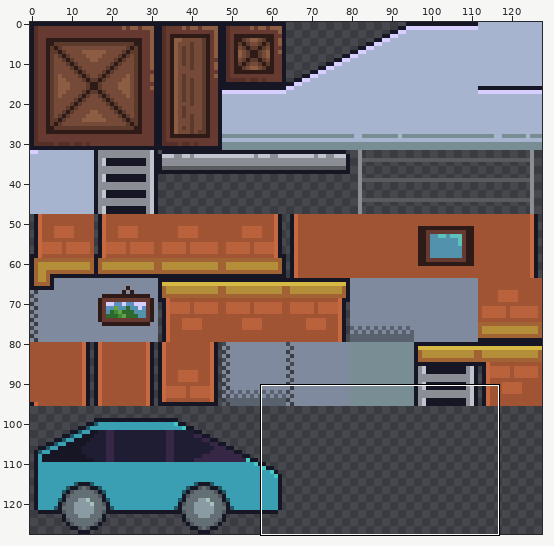
Edited in one commit: sprite sheet (Assets/Resources/Map Tilemaps/Warehouse tilemap.png). Above: a wide view before the commit, with the close-up outlined.
Close-up. As it was:
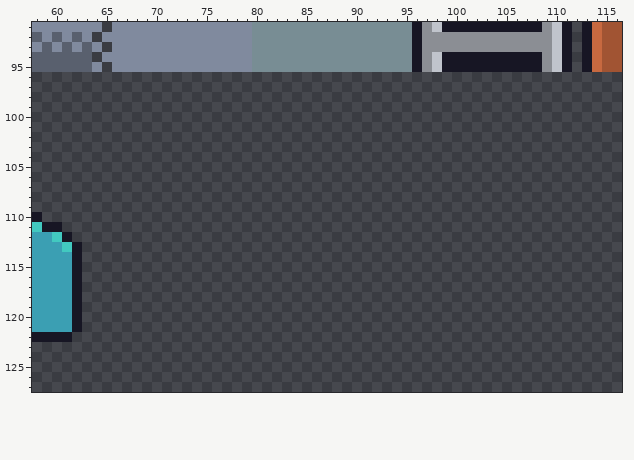
The file is 128x128 pixels. Shown: x 58..116, y 91..127.
Now the later version:
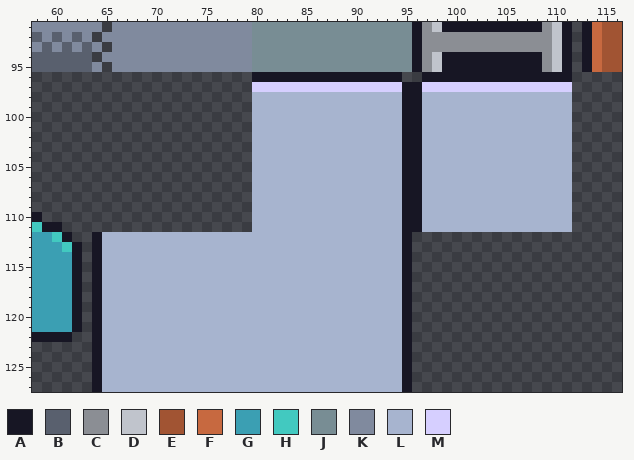
Palette (. is transparent): A #171624  B #59606e  C #8b8e94  D #c0c4cc  E #a15433  F #c76940  G #3b9fb3  H #42c9c0  J #788d94  K #808a9e  L #a7b4cf  M #d6cfff
Change:
{"y":96,"x":80,"old":"...............","new":"AAAAAAAAAAAAAAA"}
{"y":96,"x":97,"old":"...............","new":"AAAAAAAAAAAAAAA"}
{"y":97,"x":80,"old":"................................","new":"MMMMMMMMMMMMMMMAAMMMMMMMMMMMMMMM"}
{"y":98,"x":80,"old":"................................","new":"LLLLLLLLLLLLLLLAALLLLLLLLLLLLLLL"}
{"y":99,"x":80,"old":"................................","new":"LLLLLLLLLLLLLLLAALLLLLLLLLLLLLLL"}
{"y":100,"x":80,"old":"................................","new":"LLLLLLLLLLLLLLLAALLLLLLLLLLLLLLL"}
{"y":101,"x":80,"old":"................................","new":"LLLLLLLLLLLLLLLAALLLLLLLLLLLLLLL"}
{"y":102,"x":80,"old":"................................","new":"LLLLLLLLLLLLLLLAALLLLLLLLLLLLLLL"}
{"y":103,"x":80,"old":"................................","new":"LLLLLLLLLLLLLLLAALLLLLLLLLLLLLLL"}
{"y":104,"x":80,"old":"................................","new":"LLLLLLLLLLLLLLLAALLLLLLLLLLLLLLL"}
{"y":105,"x":80,"old":"................................","new":"LLLLLLLLLLLLLLLAALLLLLLLLLLLLLLL"}
{"y":106,"x":80,"old":"................................","new":"LLLLLLLLLLLLLLLAALLLLLLLLLLLLLLL"}
{"y":107,"x":80,"old":"................................","new":"LLLLLLLLLLLLLLLAALLLLLLLLLLLLLLL"}
{"y":108,"x":80,"old":"................................","new":"LLLLLLLLLLLLLLLAALLLLLLLLLLLLLLL"}
{"y":109,"x":80,"old":"................................","new":"LLLLLLLLLLLLLLLAALLLLLLLLLLLLLLL"}
{"y":110,"x":80,"old":"................................","new":"LLLLLLLLLLLLLLLAALLLLLLLLLLLLLLL"}
{"y":111,"x":80,"old":"................................","new":"LLLLLLLLLLLLLLLAALLLLLLLLLLLLLLL"}
{"y":112,"x":64,"old":"................................","new":"ALLLLLLLLLLLLLLLLLLLLLLLLLLLLLLA"}
{"y":113,"x":64,"old":"................................","new":"ALLLLLLLLLLLLLLLLLLLLLLLLLLLLLLA"}
{"y":114,"x":64,"old":"................................","new":"ALLLLLLLLLLLLLLLLLLLLLLLLLLLLLLA"}
{"y":115,"x":64,"old":"................................","new":"ALLLLLLLLLLLLLLLLLLLLLLLLLLLLLLA"}
{"y":116,"x":64,"old":"................................","new":"ALLLLLLLLLLLLLLLLLLLLLLLLLLLLLLA"}
{"y":117,"x":64,"old":"................................","new":"ALLLLLLLLLLLLLLLLLLLLLLLLLLLLLLA"}
{"y":118,"x":64,"old":"................................","new":"ALLLLLLLLLLLLLLLLLLLLLLLLLLLLLLA"}
{"y":119,"x":64,"old":"................................","new":"ALLLLLLLLLLLLLLLLLLLLLLLLLLLLLLA"}
{"y":120,"x":64,"old":"................................","new":"ALLLLLLLLLLLLLLLLLLLLLLLLLLLLLLA"}
{"y":121,"x":64,"old":"................................","new":"ALLLLLLLLLLLLLLLLLLLLLLLLLLLLLLA"}
{"y":122,"x":64,"old":"................................","new":"ALLLLLLLLLLLLLLLLLLLLLLLLLLLLLLA"}
{"y":123,"x":64,"old":"................................","new":"ALLLLLLLLLLLLLLLLLLLLLLLLLLLLLLA"}
{"y":124,"x":64,"old":"................................","new":"ALLLLLLLLLLLLLLLLLLLLLLLLLLLLLLA"}
{"y":125,"x":64,"old":"................................","new":"ALLLLLLLLLLLLLLLLLLLLLLLLLLLLLLA"}
{"y":126,"x":64,"old":"................................","new":"ALLLLLLLLLLLLLLLLLLLLLLLLLLLLLLA"}
{"y":127,"x":64,"old":"................................","new":"ALLLLLLLLLLLLLLLLLLLLLLLLLLLLLLA"}
{"label":"added","picture_box":[92,72,572,392]}
